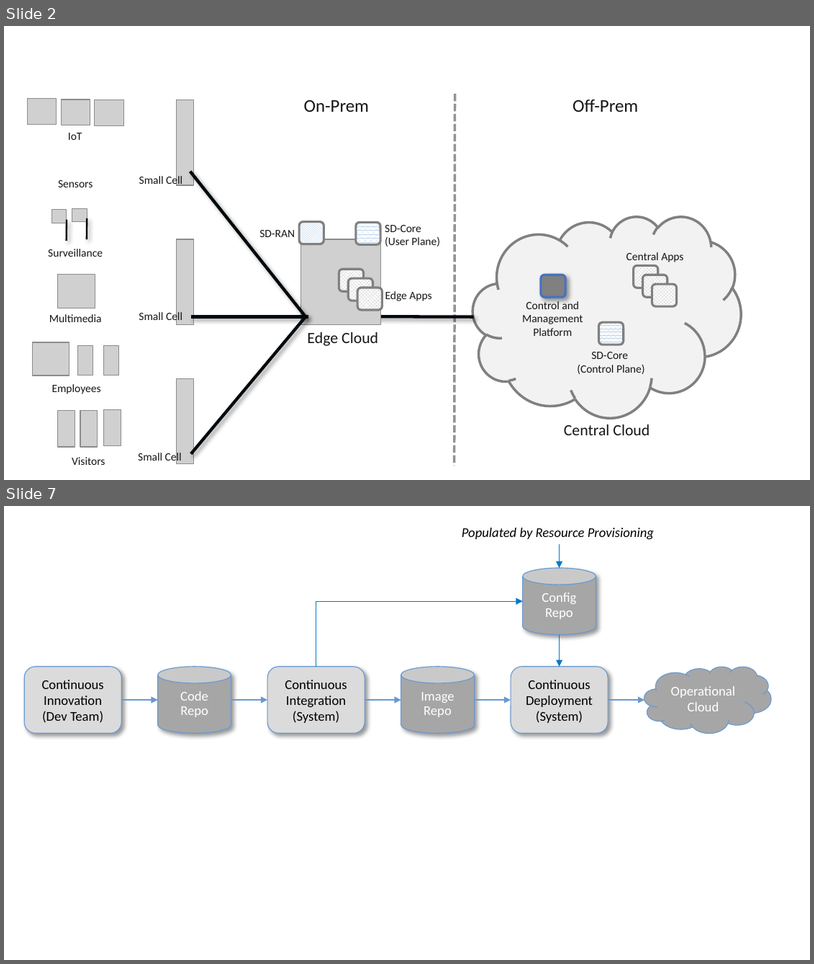
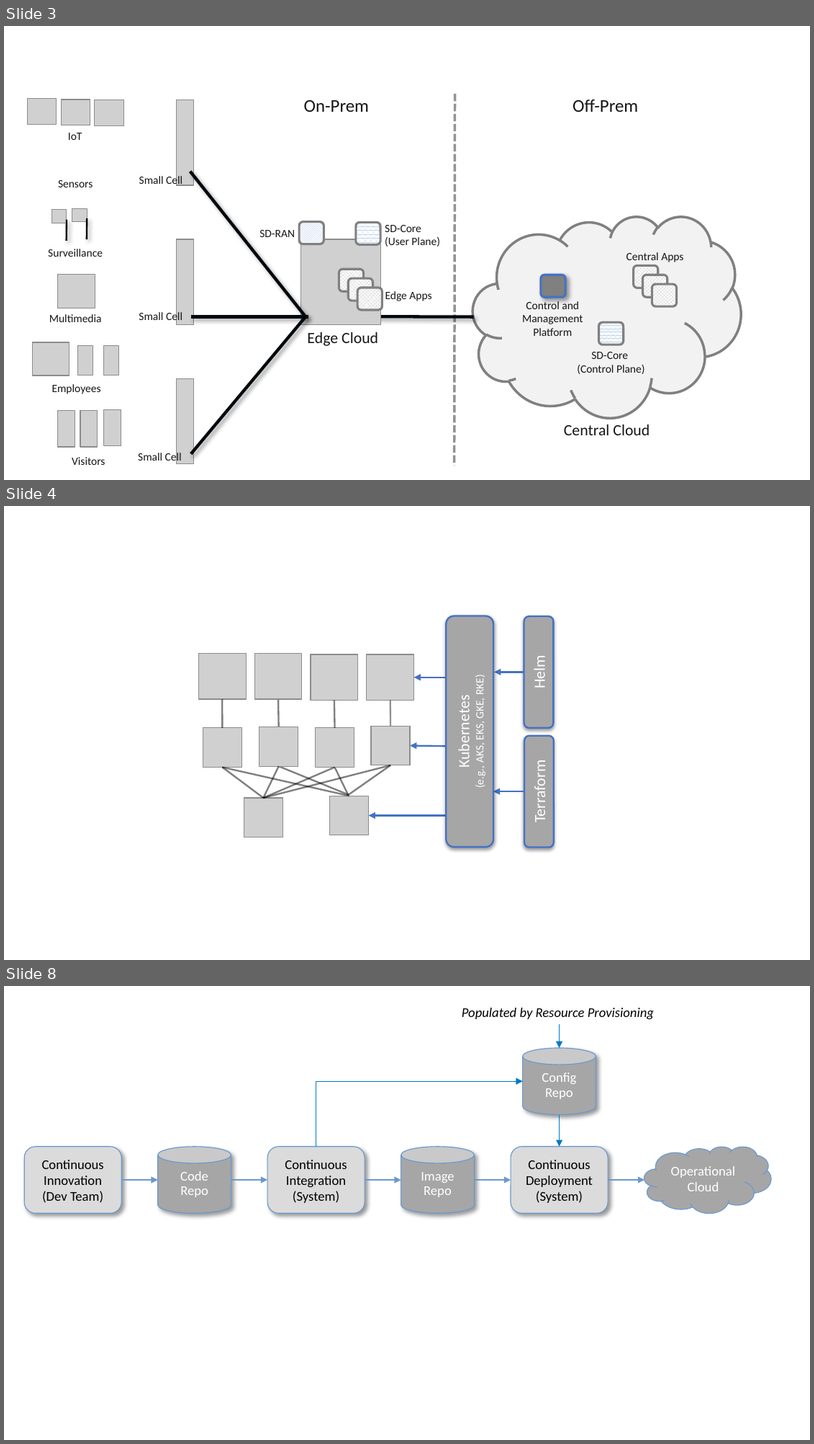
Before and after one commit to SystemsApproach/private5g, a slide deck: figures/ops/figures.pptx. Shown one above the other, each under a label of ours: slides 2 and 7 before the commit, slides 3, 4 and 8 after it; the slides between them are not shown. The pictures are 814x964 and 814x1444 pixels, drawn with LibreOffice and Linux fonts; fonts in the diff are those of the drawing; grey boxes stand for pictures; background and template pictures are left out. Boxes give left, top, right and bottom in pixels: in the first picture for what was removed or moved away, otherwise in the second. Text is boxed around its words. In the diff, an @@ line names an element or a change of style, - is before the commit and + after.

```diff
--- a/figures/ops/figures.pptx
+++ b/figures/ops/figures.pptx
@@ slide 4 added at bbox=[4, 506, 810, 960], background #FFFFFF @@
@@ rounded rectangle added at bbox=[446, 616, 494, 847], fill #A6A6A6, outline #4472C4 1.5 pt, 10 pt, text #FFFFFF @@
+Kubernetes
+(e.g., AKS, EKS, GKE, RKE)
@@ rounded rectangle added at bbox=[524, 616, 553, 728], fill #A6A6A6, outline #4472C4 1.5 pt, 14 pt, text #FFFFFF @@
+Helm
@@ picture added at bbox=[198, 654, 246, 700] @@
@@ picture added at bbox=[255, 654, 302, 700] @@
@@ picture added at bbox=[311, 654, 358, 700] @@
@@ picture added at bbox=[367, 654, 414, 700] @@
@@ arrow added from (465, 677) to (414, 677), #4472C4 1.5 pt @@
@@ arrow added from (524, 672) to (494, 672), #4472C4 1.5 pt @@
@@ line added from (223, 728) to (223, 699), #000000 1.5 pt @@
@@ line added from (279, 727) to (278, 699), #000000 1.5 pt @@
@@ line added from (334, 728) to (334, 700), #000000 1.5 pt @@
@@ line added from (391, 726) to (390, 700), #262626 1.5 pt @@
@@ picture added at bbox=[203, 728, 242, 767] @@
@@ picture added at bbox=[260, 727, 298, 767] @@
@@ picture added at bbox=[315, 728, 354, 767] @@
@@ picture added at bbox=[371, 726, 409, 765] @@
@@ rounded rectangle added at bbox=[525, 735, 554, 847], fill #A6A6A6, outline #4472C4 1.5 pt, 14 pt, text #FFFFFF @@
+Terraform
@@ arrow added from (484, 746) to (410, 746), #4472C4 1.5 pt @@
@@ line added from (349, 795) to (223, 767), #000000 1.5 pt @@
@@ line added from (264, 798) to (223, 767), #000000 1.5 pt @@
@@ line added from (264, 798) to (391, 765), #000000 1.5 pt @@
@@ line added from (264, 798) to (334, 767), #000000 1.5 pt @@
@@ line added from (264, 798) to (279, 766), #000000 1.5 pt @@
@@ line added from (349, 795) to (279, 766), #000000 1.5 pt @@
@@ line added from (348, 795) to (334, 767), #000000 1.5 pt @@
@@ line added from (348, 795) to (391, 765), #000000 1.5 pt @@
@@ picture added at bbox=[244, 798, 283, 837] @@
@@ picture added at bbox=[329, 795, 368, 835] @@
@@ arrow added from (525, 791) to (494, 791), #4472C4 1.5 pt @@
@@ arrow added from (479, 816) to (368, 816), #4472C4 1.5 pt @@
@@ what was slide 2 is now slide 3 @@
@@ what was slide 7 is now slide 8 @@
```
Also in this commit, not shown: 4 slides changed, 1 other slide added, 1 slide removed, 11 other files.
